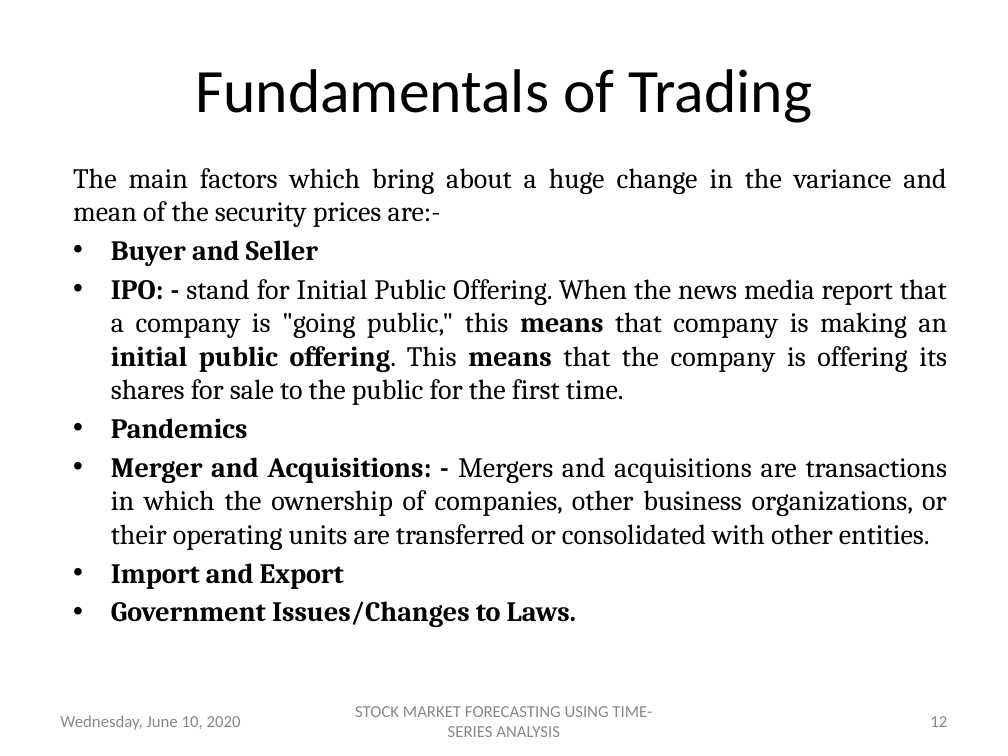
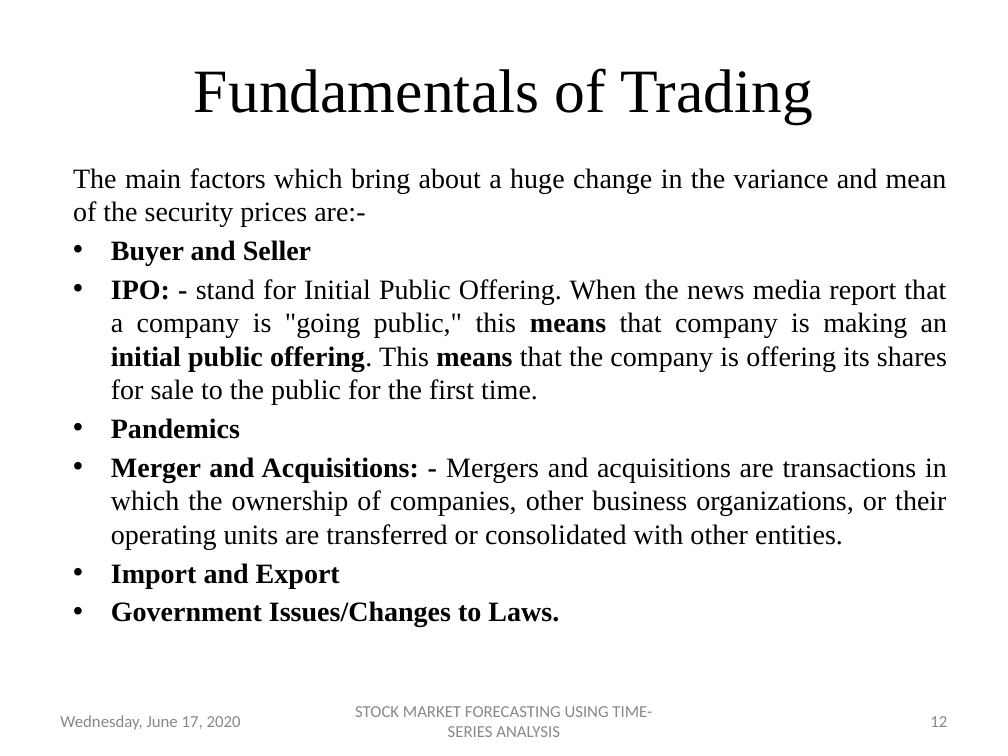
Before and after one commit to dipanshuagarwal/Stock-Market-Forecasting, a slide deck: slide 12 of Meetings/TIP - 10-06-2020.pptx. Drawn at 1008x756 pixels with LibreOffice and Linux fonts; fonts in the diff are those of the drawing; background and template pictures are left out. Boxes give left, top, right and bottom in pixels: in the first picture for what was removed or moved away, otherwise in the second. Text is boxed around its words. In the diff, an @@ line names an element or a change of style, - is before the commit and + after.

```diff
--- a/Meetings/TIP - 10-06-2020.pptx
+++ b/Meetings/TIP - 10-06-2020.pptx
@@ title "Fundamentals of Trading" at [194, 68, 813, 124]: font Calibri to Times New Roman @@
@@ text "The main factors which bring ..." at [73, 168, 947, 627]: font Cambria to Times New Roman @@
@@ text at [60, 715, 241, 730]: text changed @@
-Wednesday, June 10, 2020
+Wednesday, June 17, 2020
```
Also in this commit, not shown: 22 other slides changed, 7 other files.
